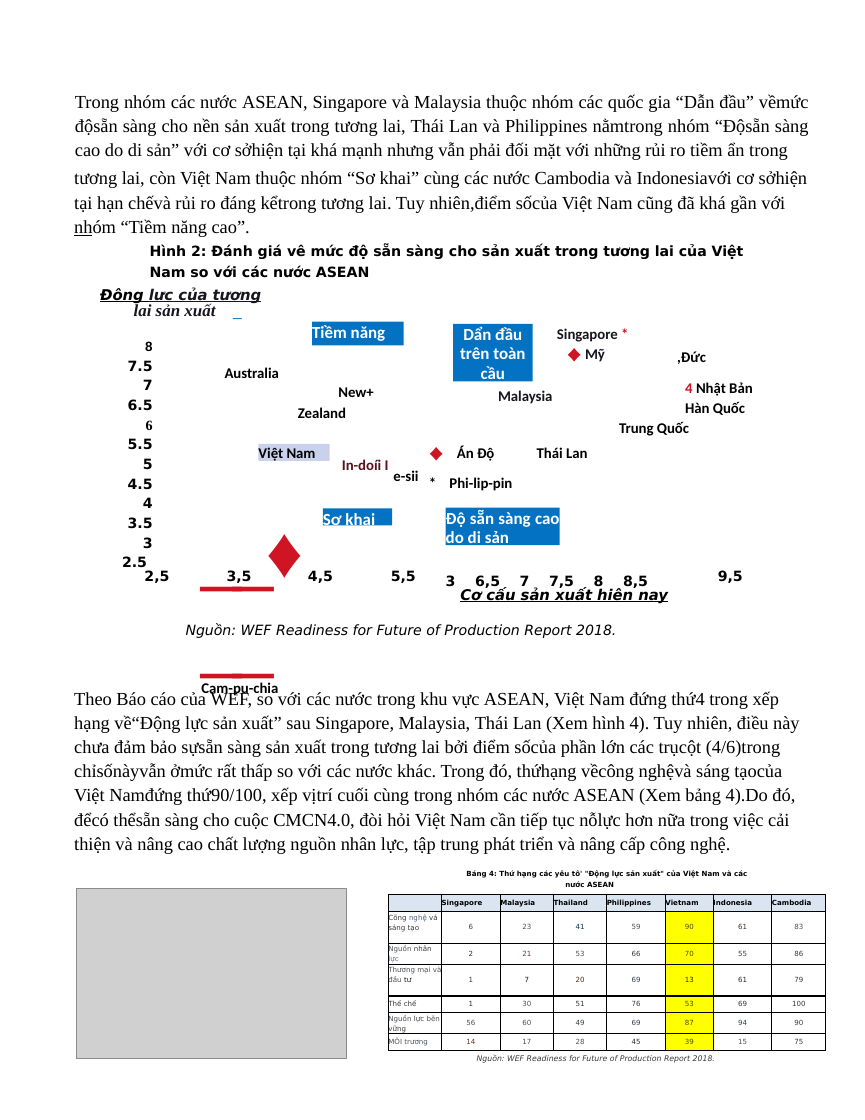
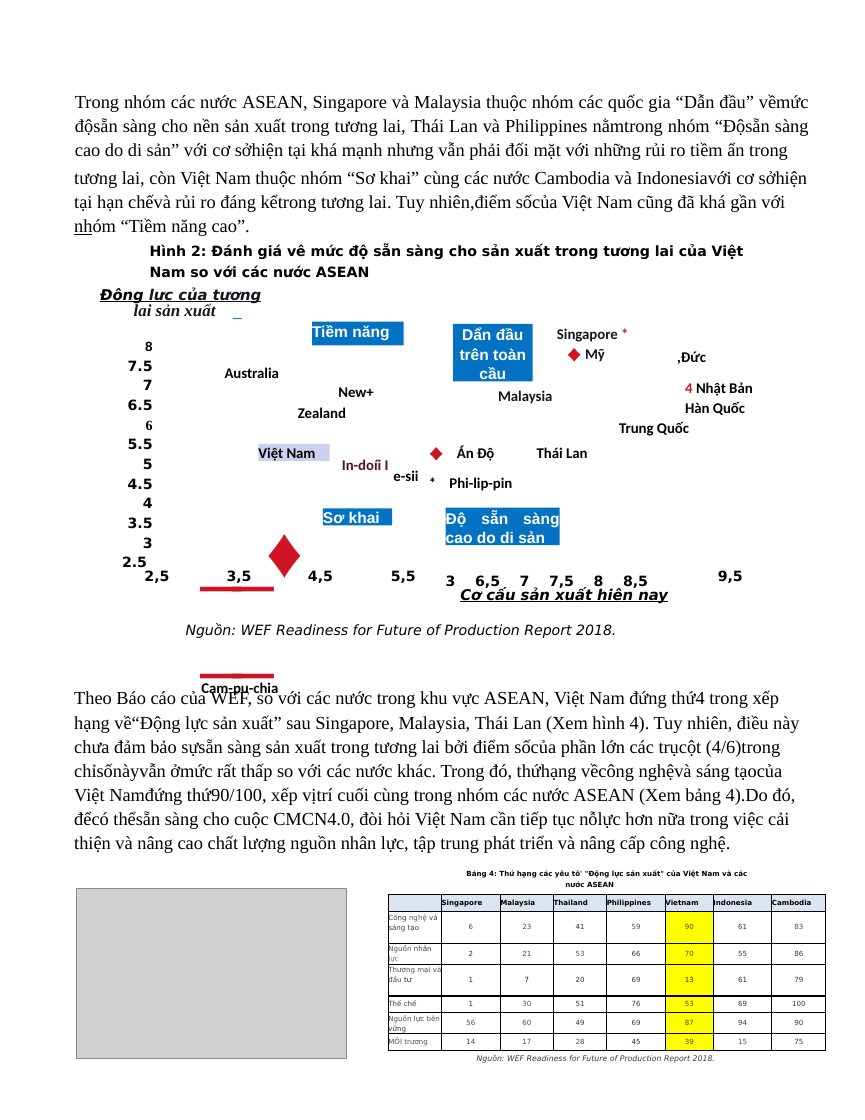
Before and after one commit to tsdphuong0305/18600374, a slide deck: slide 24 of Report.pptx. Drawn at 865x1120 pixels with LibreOffice and Linux fonts; fonts in the diff are those of the drawing; grey boxes stand for pictures. Boxes give left, top, right and bottom in pixels: in the first picture for what was removed or moved away, otherwise in the second. Text is boxed around its words. In the diff, an @@ line names an element or a change of style, - is before the commit and + after.

```diff
--- a/Report.pptx
+++ b/Report.pptx
@@ size 12 to 11 pt, font Calibri to Arial in 4 elements at bbox=[312, 322, 404, 345], bbox=[323, 508, 392, 525], bbox=[453, 324, 532, 382], bbox=[446, 508, 560, 545] @@
```
Also in this commit, not shown: 22 other slides changed.
